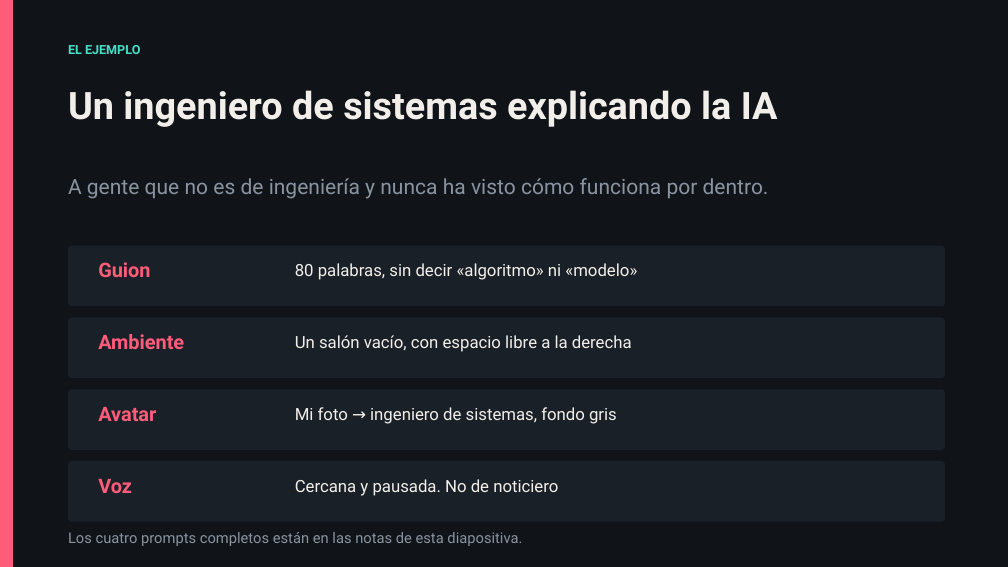
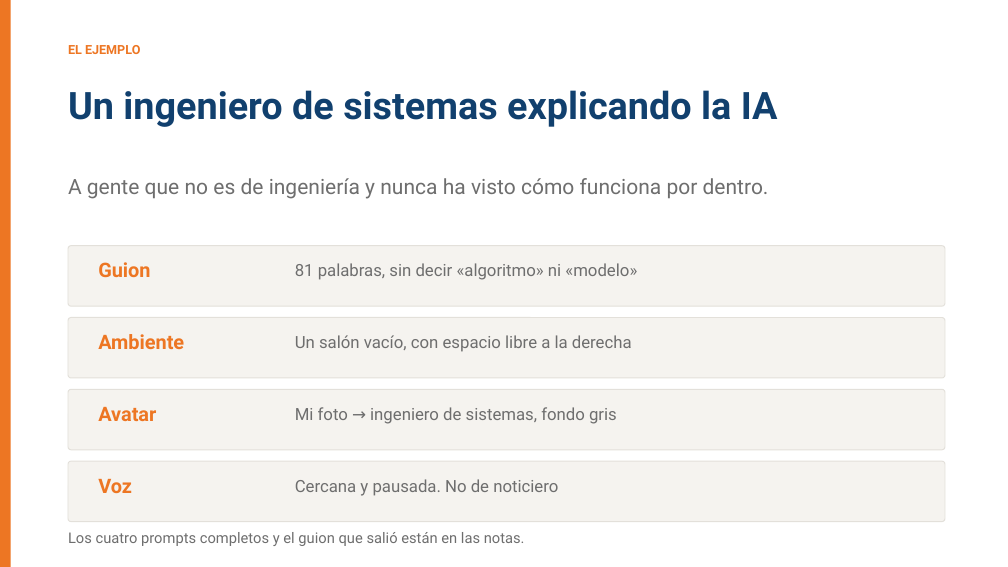
Before and after one commit to BioAITeamLearning/IntroInfo_2026_02_Ucaldas, a slide deck: slide 13 of _static/sesion06/S06_audio_imagen_video.pptx. Drawn at 1008x567 pixels with LibreOffice and Linux fonts; fonts in the diff are those of the drawing. Boxes give left, top, right and bottom in pixels: in the first picture for what was removed or moved away, otherwise in the second. Text is boxed around its words. In the diff, an @@ line names an element or a change of style, - is before the commit and + after.

```diff
--- a/_static/sesion06/S06_audio_imagen_video.pptx
+++ b/_static/sesion06/S06_audio_imagen_video.pptx
@@ background #101418 to #FFFFFF @@
@@ rectangle at bbox=[0, 0, 11, 567]: fill #FF5C7A to #ED7623 @@
@@ text "EL EJEMPLO" at bbox=[68, 45, 140, 54]: text colour #45E0C8 to #ED7623 @@
@@ text "Un ingeniero de sistemas explicando ..." at bbox=[68, 90, 778, 127]: text colour #F2EFEA to #11406E @@
@@ text "A gente que no es ..." at bbox=[68, 178, 769, 199]: text colour #8A94A0 to #6E6E6E @@
@@ text at bbox=[295, 263, 637, 280]: text changed; text colour #F2EFEA to #6E6E6E @@
-80 palabras, sin decir «algoritmo» ni «modelo»
+81 palabras, sin decir «algoritmo» ni «modelo»
@@ fill #1A2027 to #F5F3EF; outline none to #E3E0DA 0.9 pt; proportions changed in 4 elements at bbox=[68, 246, 945, 306], bbox=[68, 318, 945, 378], bbox=[68, 389, 945, 450], bbox=[68, 461, 945, 522] @@
@@ text colour #FF5C7A to #ED7623 in 4 elements at bbox=[98, 262, 150, 277], bbox=[98, 334, 184, 349], bbox=[98, 407, 156, 421], bbox=[98, 479, 132, 493] @@
@@ text colour #F2EFEA to #6E6E6E in 3 elements at bbox=[295, 335, 632, 352], bbox=[295, 407, 617, 424], bbox=[295, 479, 558, 496] @@
@@ text at bbox=[68, 532, 525, 546]: text changed; text colour #8A94A0 to #6E6E6E @@
-Los cuatro prompts completos están en las notas de esta diapositiva.
+Los cuatro prompts completos y el guion que salió están en las notas.
```
Also in this commit, not shown: 14 other slides changed, 5 other files.
